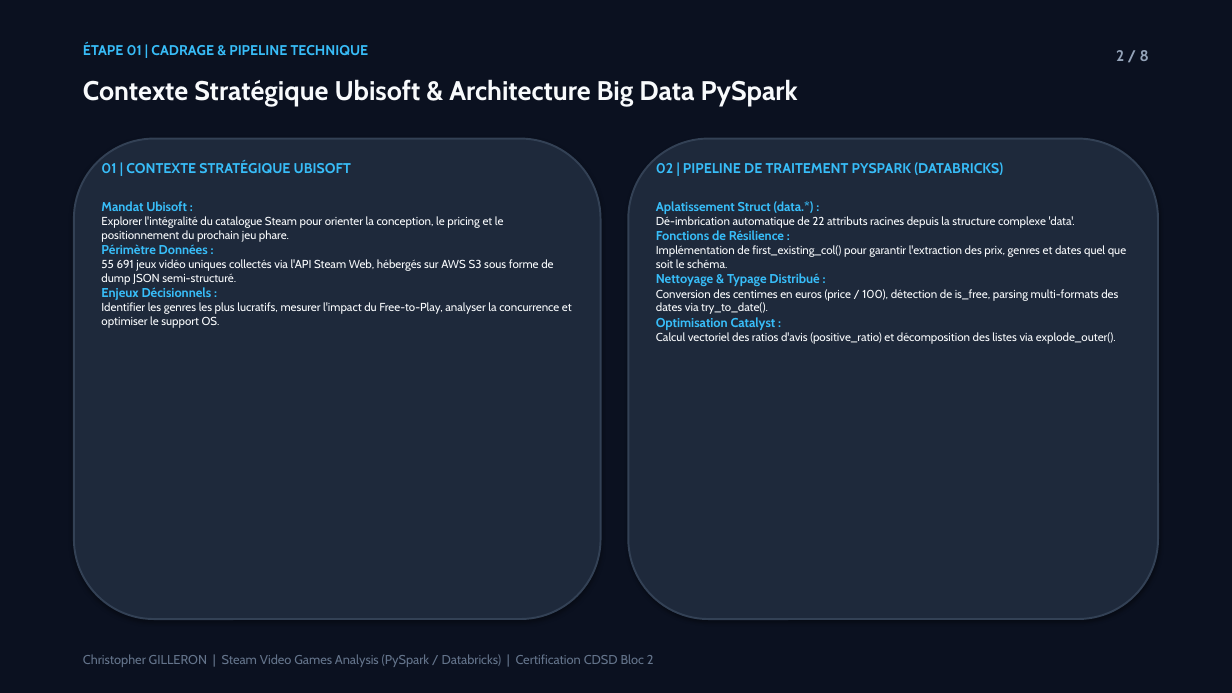
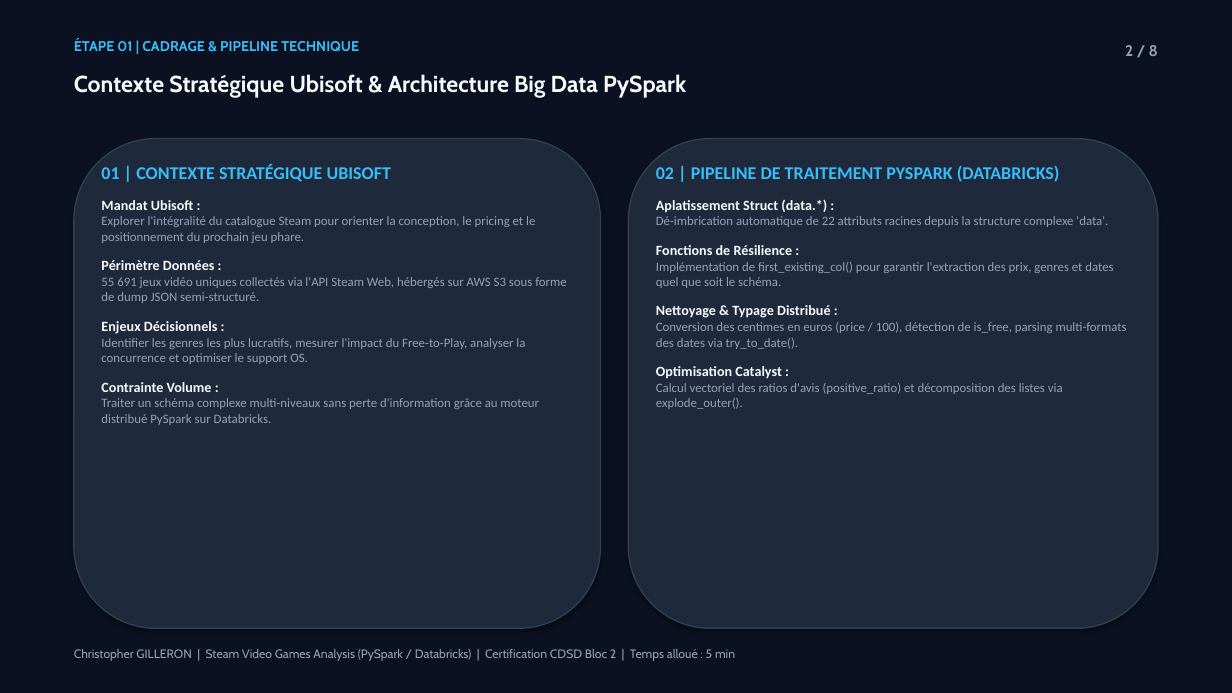
Before and after one commit to Elkristobal59/CERTIFICATION_CDSD, a slide deck: slide 2 of Bloc_2_Analyse_Exploratoire/Steam/Steam_presentation.pptx. Drawn at 1232x693 pixels with LibreOffice and Linux fonts; fonts in the diff are those of the drawing. Boxes give left, top, right and bottom in pixels: in the first picture for what was removed or moved away, otherwise in the second. Text is boxed around its words. In the diff, an @@ line names an element or a change of style, - is before the commit and + after.

Commit message:
feat(certif): integration des visuels des notebooks dans les pptx Steam, Walmart et North Face (8 slides)

```diff
--- a/Bloc_2_Analyse_Exploratoire/Steam/Steam_presentation.pptx
+++ b/Bloc_2_Analyse_Exploratoire/Steam/Steam_presentation.pptx
@@ text "ÉTAPE 01 | CADRAGE & ..." moved from (x1=83, y1=43, x2=369, y2=55) to (x1=74, y1=38, x2=359, y2=51) @@
@@ text "2 / 8" moved from (x1=1116, y1=50, x2=1149, y2=61) to (x1=1125, y1=45, x2=1158, y2=56) @@
@@ text "Contexte Stratégique Ubisoft & Architecture ..." at (x1=74, y1=74, x2=686, y2=98): size 21 to 18 pt @@
@@ rounded rectangle resized from (x1=74, y1=139, x2=601, y2=619) to (x1=74, y1=139, x2=601, y2=628) @@
@@ rounded rectangle at (x1=74, y1=139, x2=601, y2=628): outline #334155 1.5 pt to #334155 1 pt @@
@@ rounded rectangle at (x1=628, y1=139, x2=1158, y2=628): outline #334155 1.5 pt to #334155 1 pt @@
@@ rounded rectangle resized from (x1=628, y1=139, x2=1158, y2=619) to (x1=628, y1=139, x2=1158, y2=628) @@
@@ text "01 | CONTEXTE STRATÉGIQUE UBISOFT" moved from (x1=101, y1=201, x2=572, y2=328) to (x1=101, y1=164, x2=566, y2=425) @@
@@ text at (x1=101, y1=164, x2=391, y2=182): paragraph added @@
+01 | CONTEXTE STRATÉGIQUE UBISOFT
@@ text removed at (x1=101, y1=161, x2=351, y2=173) @@
-01 | CONTEXTE STRATÉGIQUE UBISOFT
@@ text "02 | PIPELINE DE TRAITEMENT ..." moved from (x1=656, y1=201, x2=1126, y2=344) to (x1=656, y1=166, x2=1127, y2=409) @@
@@ text at (x1=656, y1=166, x2=1060, y2=182): paragraph added @@
+02 | PIPELINE DE TRAITEMENT PYSPARK (DATABRICKS)
@@ text removed at (x1=656, y1=162, x2=1003, y2=175) @@
-02 | PIPELINE DE TRAITEMENT PYSPARK (DATABRICKS)
@@ text at (x1=101, y1=200, x2=566, y2=364): size 10 to 11 pt, text colour #38BDF8 to #F8FAFC in "Mandat Ubisoft :", "Périmètre Données :", "Enjeux Décisionnels :"; font Cabin to Calibri in "Mandat Ubisoft :", "Explorer l'intégralité du catalogue Steam pour orienter ...", "Périmètre Données :", "55 691 jeux vidéo uniques collectés via ..." and 2 more places; size 9 to 10 pt, text colour #F8FAFC to #94A3B8 in "Explorer l'intégralité du catalogue Steam pour orienter ...", "55 691 jeux vidéo uniques collectés via ...", "Identifier les genres les plus lucratifs, mesurer ..."; more space between paragraphs @@
@@ text at (x1=656, y1=199, x2=1127, y2=409): size 10 to 11 pt, text colour #38BDF8 to #F8FAFC in "Aplatissement Struct (data.*) :", "Fonctions de Résilience :", "Nettoyage & Typage Distribué :", "Optimisation Catalyst :"; font Cabin to Calibri; size 9 to 10 pt, text colour #F8FAFC to #94A3B8 in "Dé-imbrication automatique de 22 attributs racines depuis ...", "Implémentation de first_existing_col() pour garantir l'extra ...", "Conversion des centimes en euros (price / ...", "Calcul vectoriel des ratios d'avis (positive_ratio) et ..."; more space between paragraphs @@
@@ text at (x1=101, y1=382, x2=539, y2=425): paragraphs added @@
+Contrainte Volume :
+Traiter un schéma complexe multi-niveaux sans perte d'information grâce au moteur distribué PySpark sur Databricks.
@@ text at (x1=74, y1=649, x2=735, y2=661): text changed; size 10 to 9.5 pt; text colour #64748B to #94A3B8 @@
-Christopher GILLERON | Steam Video Games Analysis (PySpark / Databricks) | Certification CDSD Bloc 2
+Christopher GILLERON | Steam Video Games Analysis (PySpark / Databricks) | Certification CDSD Bloc 2 | Temps alloué : 5 min
```
Also in this commit, not shown: 7 other slides changed, 5 other files.
